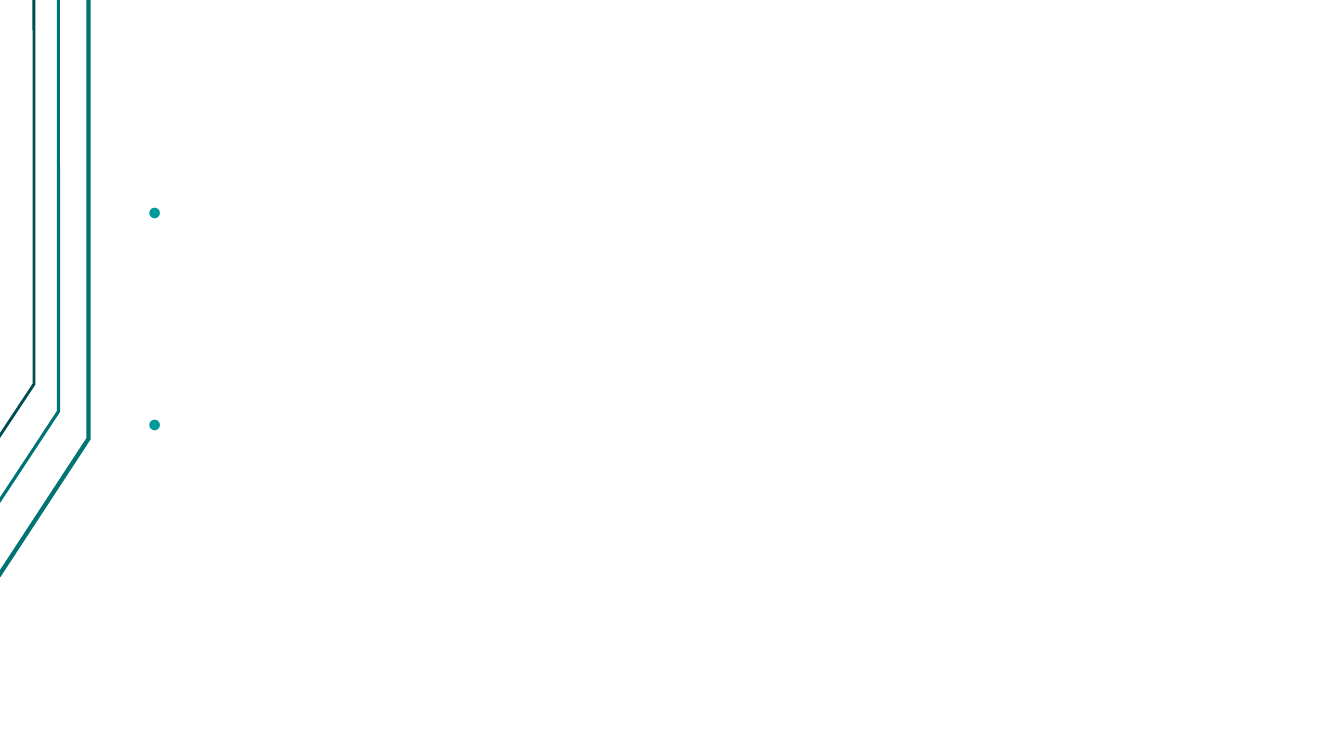
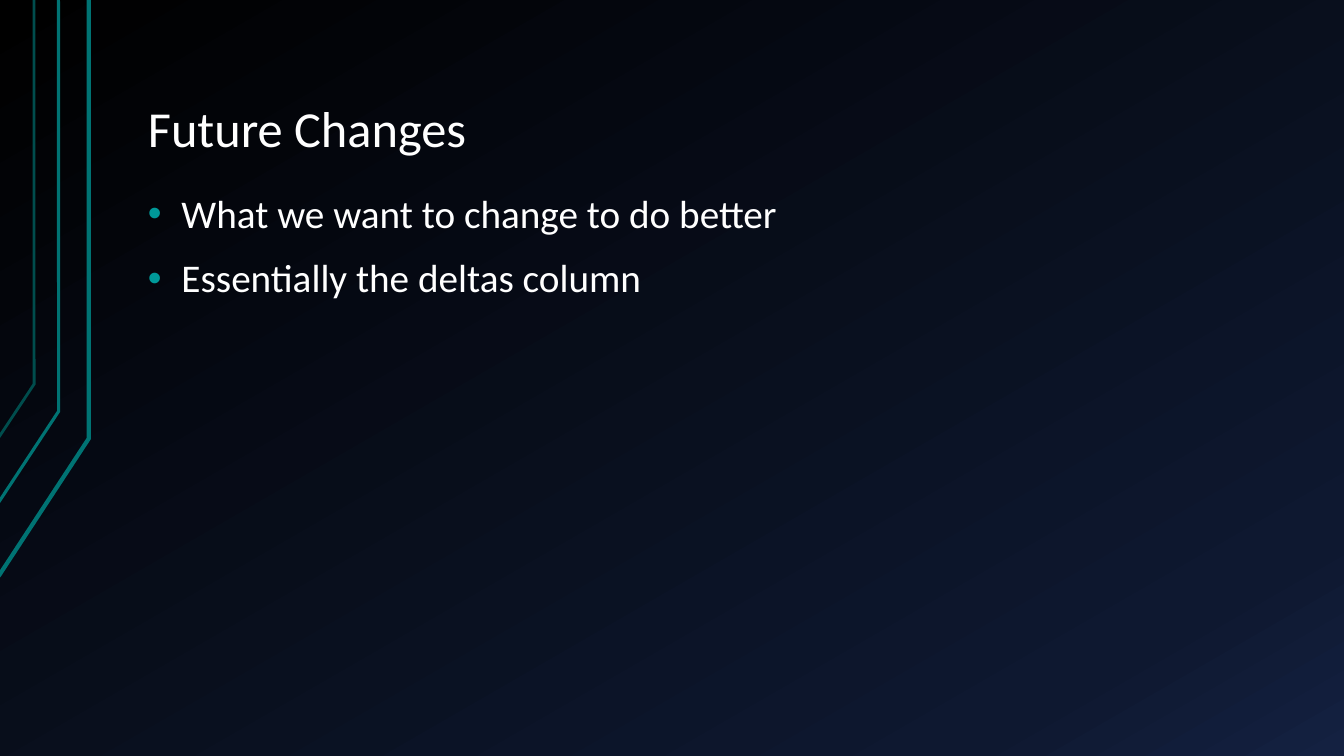
Before and after one commit to giacoppd/Security-For-Robotics, a slide deck: slide 14 of docs/progress_report/progress_report.pptx (slide 21 before the commit). Drawn at 1344x756 pixels with LibreOffice and Linux fonts; fonts in the diff are those of the drawing. Boxes give left, top, right and bottom in pixels: in the first picture for what was removed or moved away, otherwise in the second. Text is boxed around its words. In the diff, an @@ line names an element or a change of style, - is before the commit and + after.

```diff
--- a/docs/progress_report/progress_report.pptx
+++ b/docs/progress_report/progress_report.pptx
@@ background #FFFFFF to gradient #000000 to #0F1931 to #142242 @@
@@ freeform shape at bbox=[0, 0, 89, 577]: outline redrawn @@
@@ freeform shape at bbox=[0, 0, 58, 503]: outline #007373 2.24 pt to #007373 2.25 pt @@
@@ freeform shape at bbox=[0, 0, 34, 438]: outline #004D4D 2 pt to #007373 2 pt @@
@@ title added at bbox=[148, 112, 466, 156], 36 pt, text #FFFFFF @@
+Future Changes
@@ text added at bbox=[181, 200, 776, 299], 28 pt, text #FFFFFF @@
+• What we want to change to do better
+• Essentially the deltas column
```
Also in this commit, not shown: 12 other slides changed, 3 slides added, 8 slides removed.
